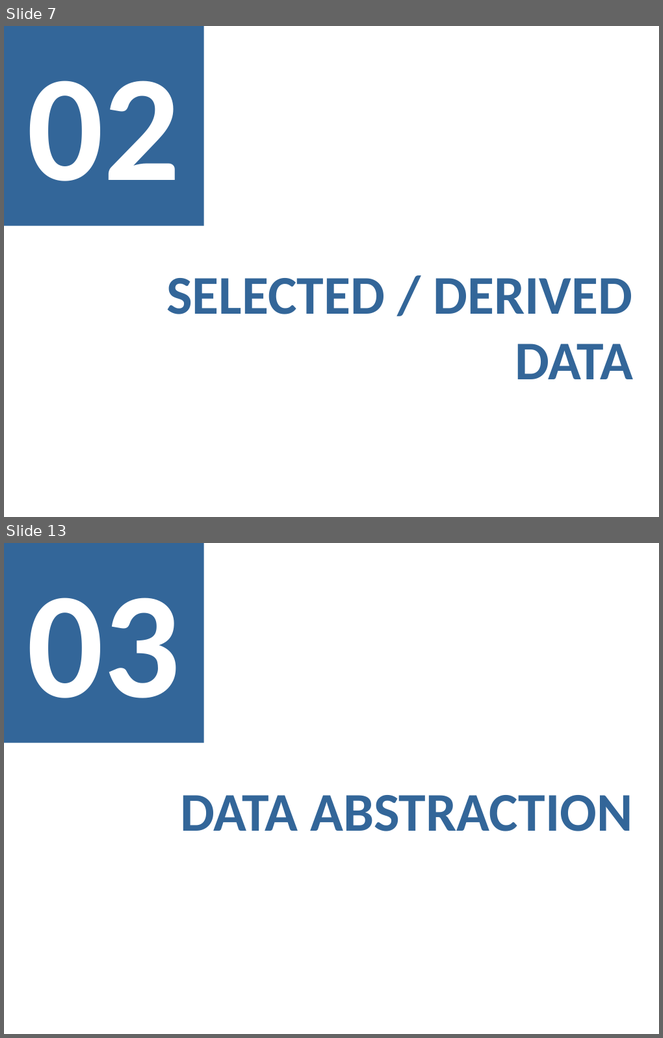
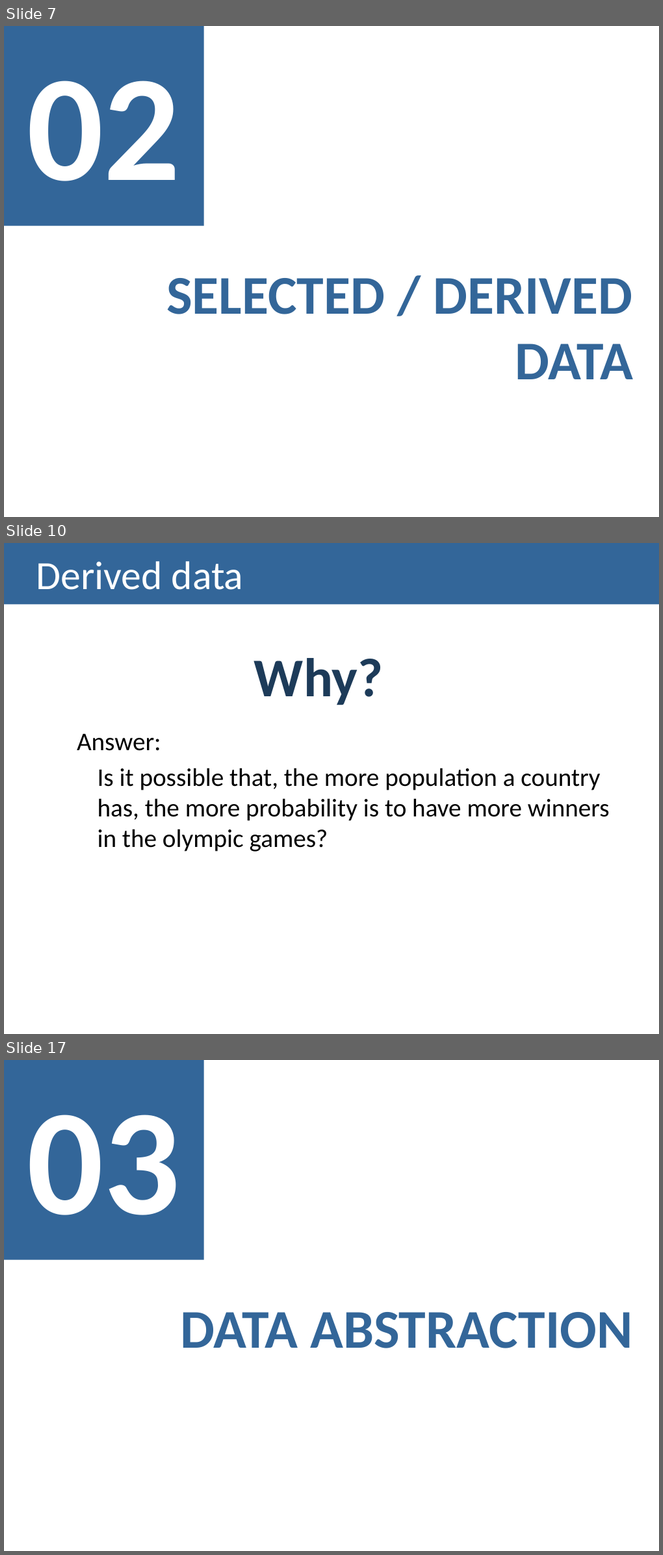
Before and after one commit to carboned4/V_I_2015_1, a slide deck: checkpoint2/G01A - Checkpoint2 Presentation.pptx. Shown one above the other, each under a label of ours: slides 7 and 13 before the commit, slides 7, 10 and 17 after it; the slides between them are not shown. The pictures are 663x1038 and 663x1555 pixels, drawn with LibreOffice and Linux fonts; fonts in the diff are those of the drawing. Boxes give left, top, right and bottom in pixels: in the first picture for what was removed or moved away, otherwise in the second. Text is boxed around its words. In the diff, an @@ line names an element or a change of style, - is before the commit and + after.

```diff
--- a/checkpoint2/G01A - Checkpoint2 Presentation.pptx
+++ b/checkpoint2/G01A - Checkpoint2 Presentation.pptx
@@ slide 10 added at (x1=4, y1=543, x2=659, y2=1034), background #FFFFFF @@
@@ title added at (x1=4, y1=543, x2=659, y2=605), fill #336699, 44 pt, text #FFFFFF @@
+Derived data
@@ text added at (x1=254, y1=658, x2=383, y2=705), 60 pt, text #1D3B59, bold @@
+Why?
@@ text added at (x1=77, y1=734, x2=610, y2=852), 28 pt, text #000000 @@
+  Answer:
+  Is it possible that, the more population a country has, the more probability is to have more winners in the olympic games?
@@ what was slide 13 is now slide 17 @@
```
Also in this commit, not shown: 5 slides changed, 3 other slides added.
